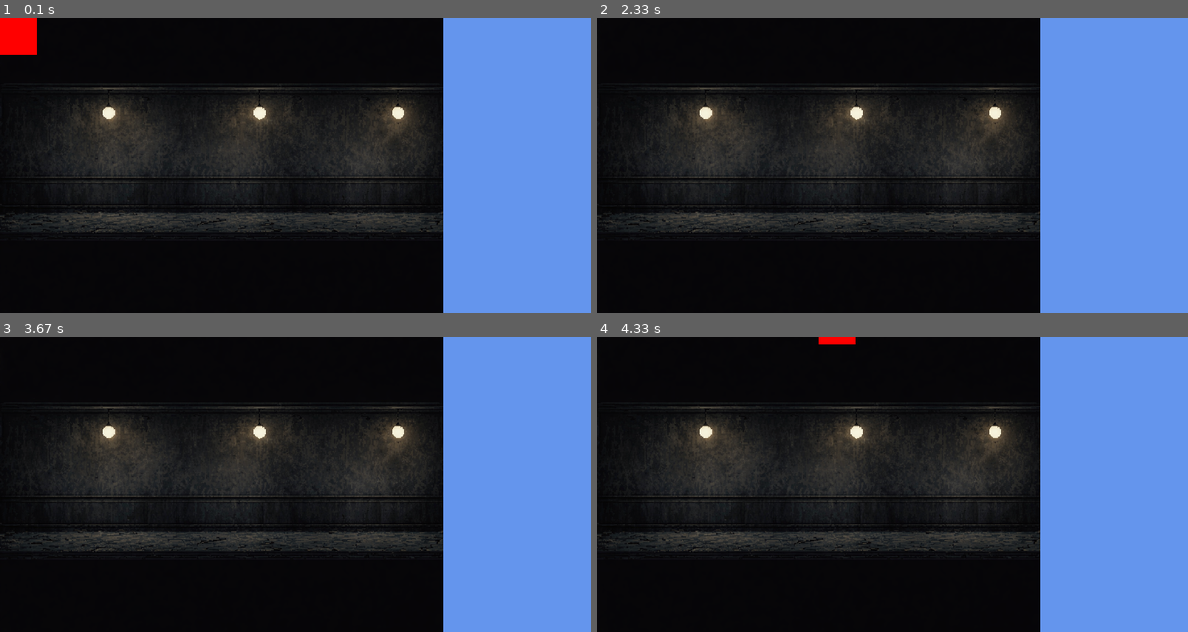
Above: before the commit, frames 1-4 (two rows, left to right).
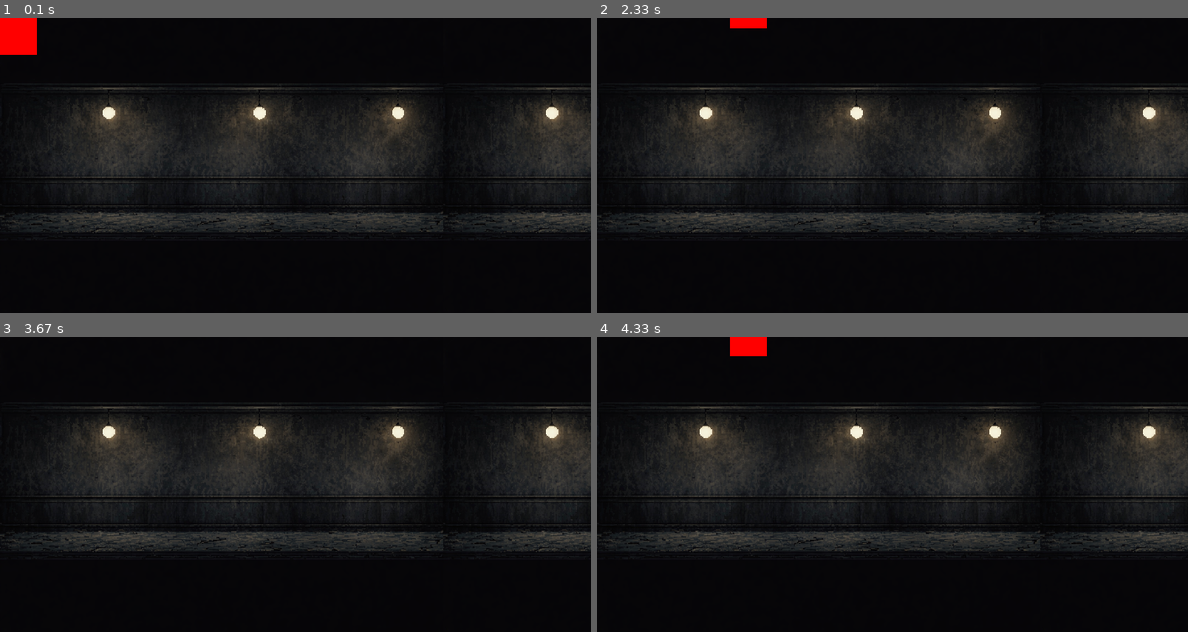
Above: after the commit, the same moments.

Repository: Valoris-0/Duo_Pygame
Game: pygame game, started from main.py
The game is run twice, just before and just after one commit, with the same random seed, the same clock (stepped at 60 frames per second) and the same inputs.
Inputs:
- Up to frame 1 (0.1 s): no input
- Up to frame 2 (2.33 s): hold Right 0.33-0.8 s; hold Up 0.83-1.13 s; hold Right 1.67-2.2 s; hold Down from 2.23 s (still down)
- Up to frame 3 (3.67 s): release Down at 2.53 s; hold Up 2.57-2.97 s
- Up to frame 4 (4.33 s): hold Down from 4.07 s (still down)

The runs differ from the first frame. In frame 1, 25% of the frame differs, in the area x 75-100%, y 0-100%; in frame 2, 25%; in frame 3, 25%; in frame 4, 26%, in the area x 22-100%, y 0-100%.

Commit message:
hallway generation

Diff:
--- a/hallway.py
+++ b/hallway.py
@@ -11,14 +11,44 @@
 hallway_bloed_v3 = pygame.image.load("assets/images/Hallway/Blood_Hallway_V3.jpeg")
 
 hallway_normal_v1 = pygame.transform.scale(hallway_normal_v1, (600, 400))
+hallway_normal_v2 = pygame.transform.scale(hallway_normal_v2, (600, 400))
+hallway_door = pygame.transform.scale(hallway_door, (600, 400))
+hallway_bloed_v1 = pygame.transform.scale(hallway_bloed_v1, (600, 400))
+hallway_bloed_v2 = pygame.transform.scale(hallway_bloed_v2, (600, 400))
+hallway_bloed_v3 = pygame.transform.scale(hallway_bloed_v3, (600, 400))
+
+
 
 hallway.extend([hallway_normal_v1] * 10)
 hallway_x = 0
 
+
+
 def moving(screen, x):
     global hallway_x
+
     if x > 0:
-        hallway_x -= 5
+        hallway_x -= 3
     elif x < 0:
-        hallway_x += 5
-    screen.blit(hallway_normal_v1, (hallway_x, 0))
+        hallway_x += 3
+
+    x_offset = hallway_x
+
+    for hall in hallway:
+        screen.blit(hall, (x_offset, 0))
+        x_offset += hall.get_width()
+
+    if hallway_x % 600 == 0:
+        hallway.append(
+            random.choices(
+                [
+                    hallway_normal_v2,  # 10
+                    hallway_door,       # 1
+                    hallway_bloed_v1,   # 1
+                    hallway_bloed_v2,   # 1
+                    hallway_bloed_v3    # 1
+                ],
+                weights=[10, 1, 1, 1, 1],  # gewichten
+                k=1
+            )[0]
+        )
--- a/player.py
+++ b/player.py
@@ -2,7 +2,7 @@
 import hallway
 
 class Player:
-    def __init__(self, x, y, width, height, color=(255, 0, 0), speed=5):
+    def __init__(self, x, y, width, height, color=(255, 0, 0), speed=3):
         self.x = x
         self.y = y
         self.width = width
